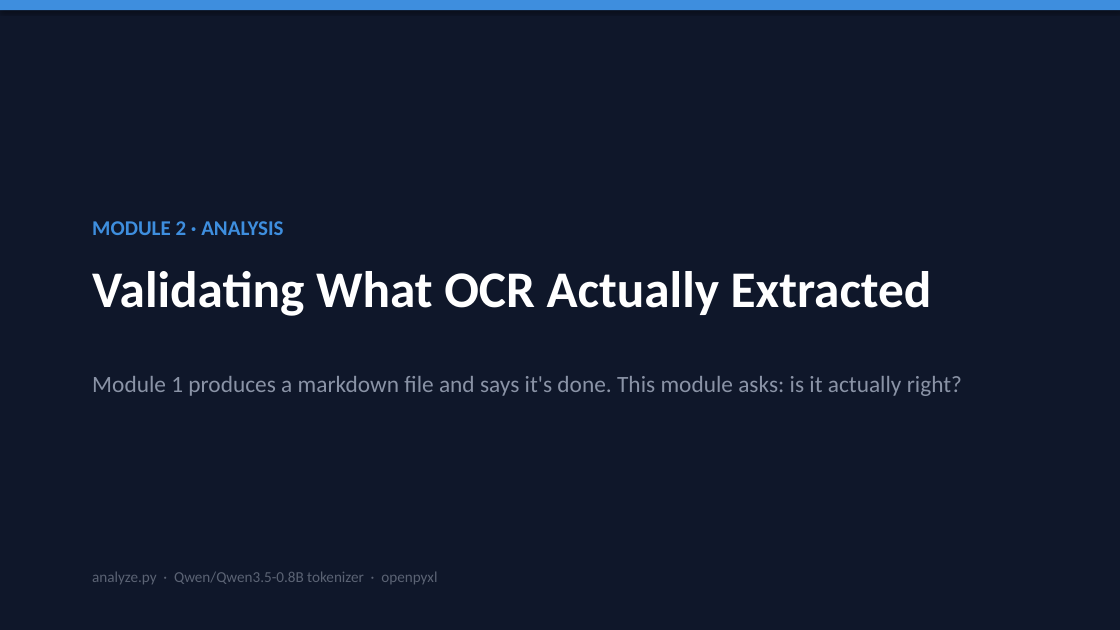
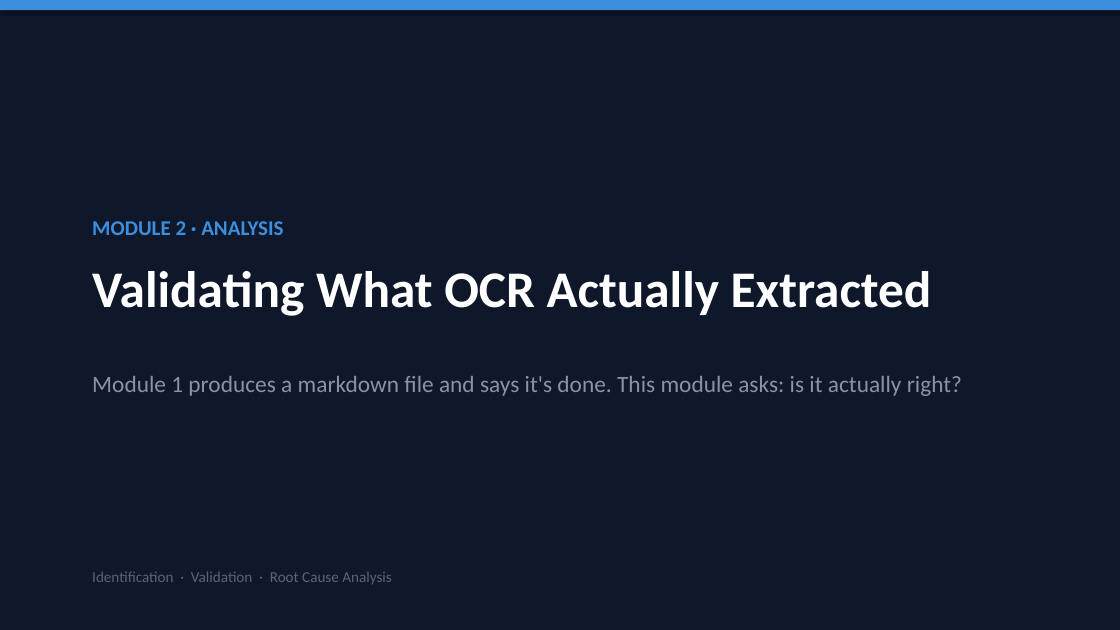
Before and after one commit to HITTESH2003/TRAINING, a slide deck: slide 1 of 2. ANALYSIS/Analysis_Module_Overview.pptx. Drawn at 1120x630 pixels with LibreOffice and Linux fonts; fonts in the diff are those of the drawing. Boxes give left, top, right and bottom in pixels: in the first picture for what was removed or moved away, otherwise in the second. Text is boxed around its words. In the diff, an @@ line names an element or a change of style, - is before the commit and + after.

```diff
--- a/2. ANALYSIS/Analysis_Module_Overview.pptx
+++ b/2. ANALYSIS/Analysis_Module_Overview.pptx
@@ text at box(92, 571, 391, 584): text changed @@
-analyze.py · Qwen/Qwen3.5-0.8B tokenizer · openpyxl
+Identification · Validation · Root Cause Analysis
```
Also in this commit, not shown: 9 other slides changed, 1 slide added, 5 slides removed, 1 other file.
